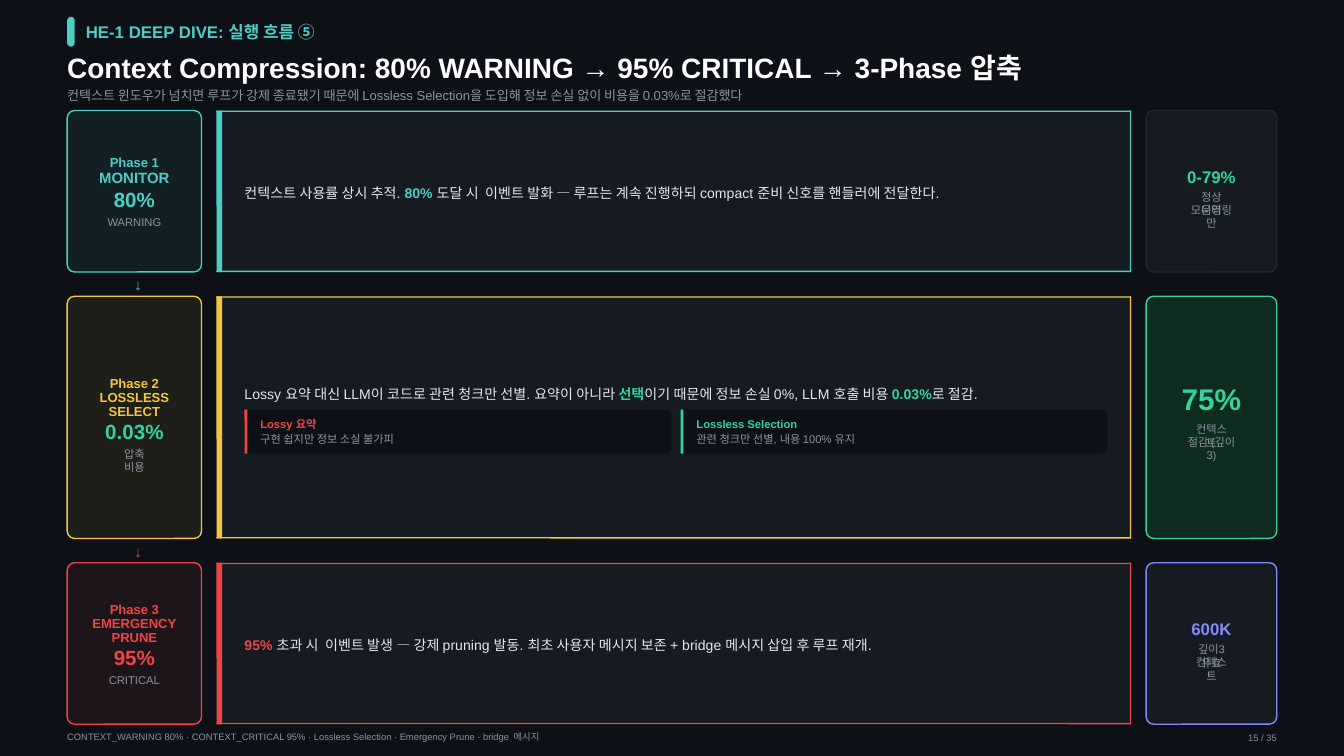
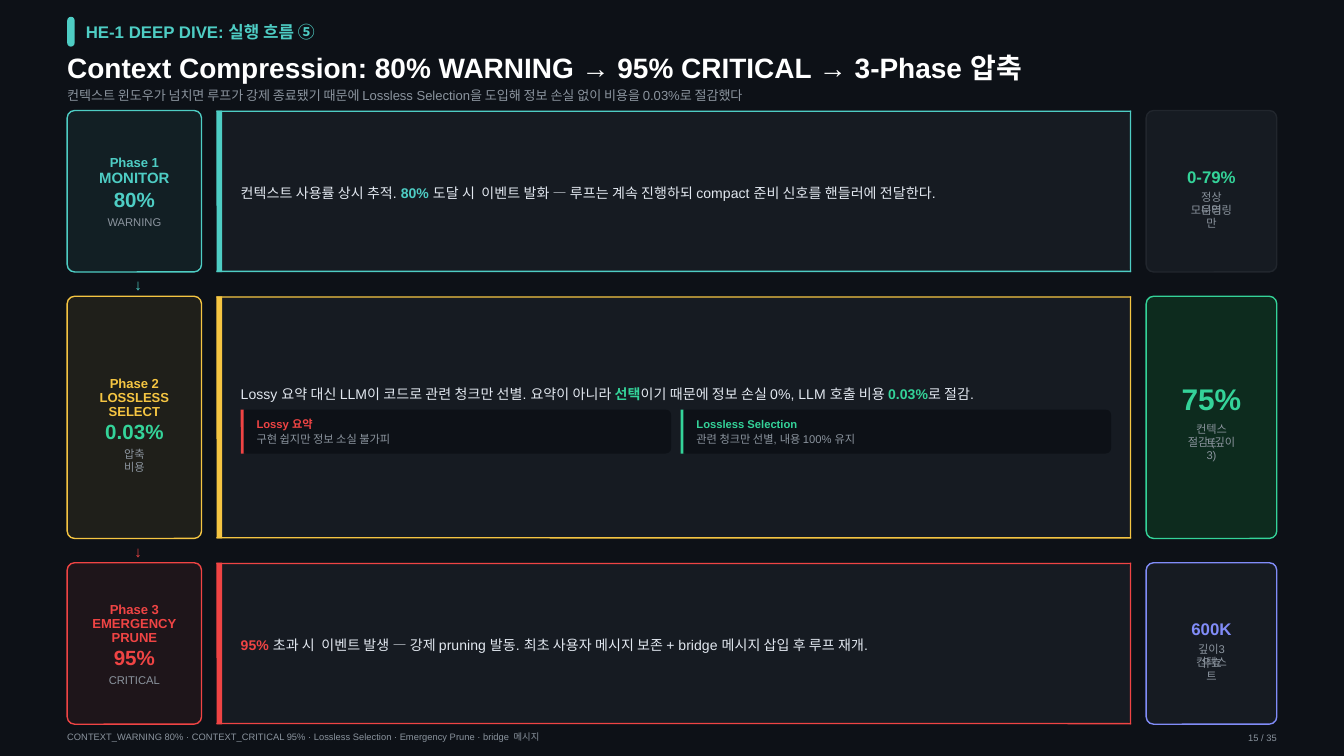
Before and after one commit to mangowhoiscloud/portfolio, a slide deck: slide 15 of geode/versions/v7/GEODE-Portfolio-v030.pptx. Drawn at 1344x756 pixels with LibreOffice and Linux fonts; fonts in the diff are those of the drawing. Boxes give left, top, right and bottom in pixels: in the first picture for what was removed or moved away, otherwise in the second. Text is boxed around its words. In the diff, an @@ line names an element or a change of style, - is before the commit and + after.

```diff
--- a/geode/versions/v7/GEODE-Portfolio-v030.pptx
+++ b/geode/versions/v7/GEODE-Portfolio-v030.pptx
@@ text "컨텍스트 사용률 상시 추적. 80% ...": place and size @@
-text "컨텍스트 사용률 상시 추적. 80% ..." at bbox=[244, 186, 940, 201]
+text "컨텍스트 사용률 상시 추적. 80% ..." at bbox=[241, 186, 936, 201]
@@ text "Lossy 요약 대신 LLM이 코드로 ...": place and size @@
-text "Lossy 요약 대신 LLM이 코드로 ..." at bbox=[244, 387, 978, 402]
+text "Lossy 요약 대신 LLM이 코드로 ..." at bbox=[241, 387, 974, 402]
@@ rounded rectangle: place and size @@
-rounded rectangle at bbox=[245, 410, 672, 454]
+rounded rectangle at bbox=[241, 410, 671, 454]
@@ line moved from (246, 410) - (246, 454) to (242, 410) - (242, 454) @@
@@ text "Lossy 요약": place and size @@
-text "Lossy 요약" at bbox=[260, 418, 317, 431]
+text "Lossy 요약" at bbox=[257, 418, 313, 431]
@@ text "구현 쉽지만 정보 소실 불가피": place and size @@
-text "구현 쉽지만 정보 소실 불가피" at bbox=[260, 434, 394, 444]
+text "구현 쉽지만 정보 소실 불가피" at bbox=[257, 434, 390, 444]
@@ text "95% 초과 시 이벤트 발생 ...": place and size @@
-text "95% 초과 시 이벤트 발생 ..." at bbox=[244, 638, 872, 653]
+text "95% 초과 시 이벤트 발생 ..." at bbox=[241, 638, 868, 653]
```
Also in this commit, not shown: 24 other slides changed, 50 other files.
